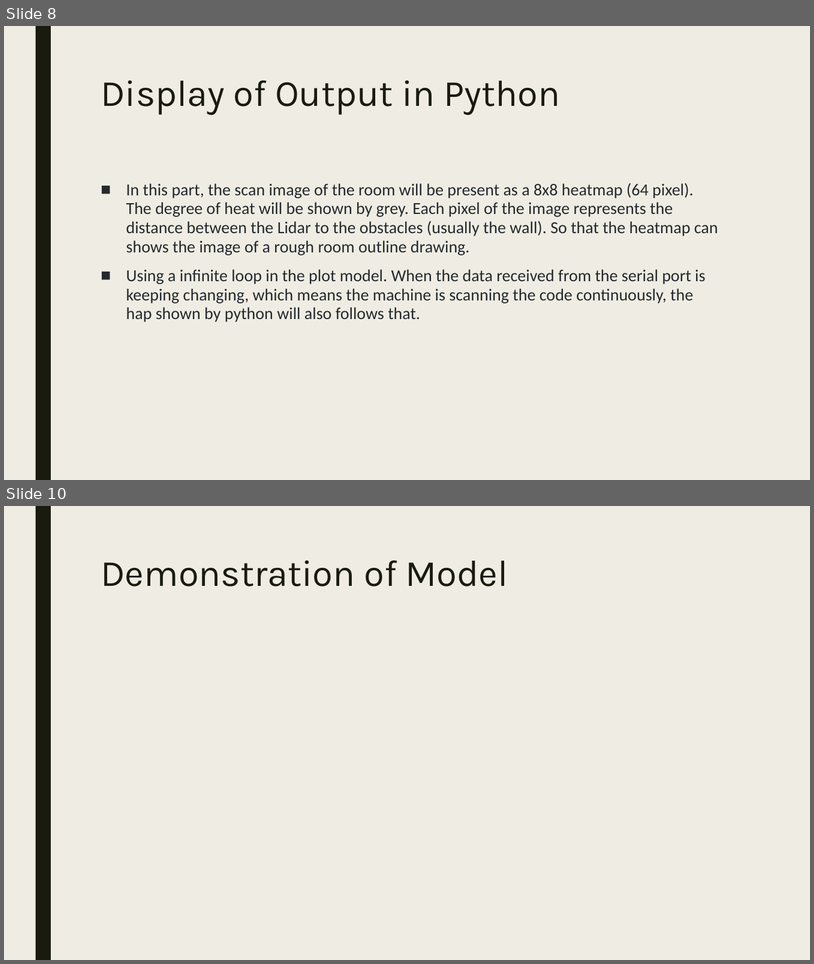
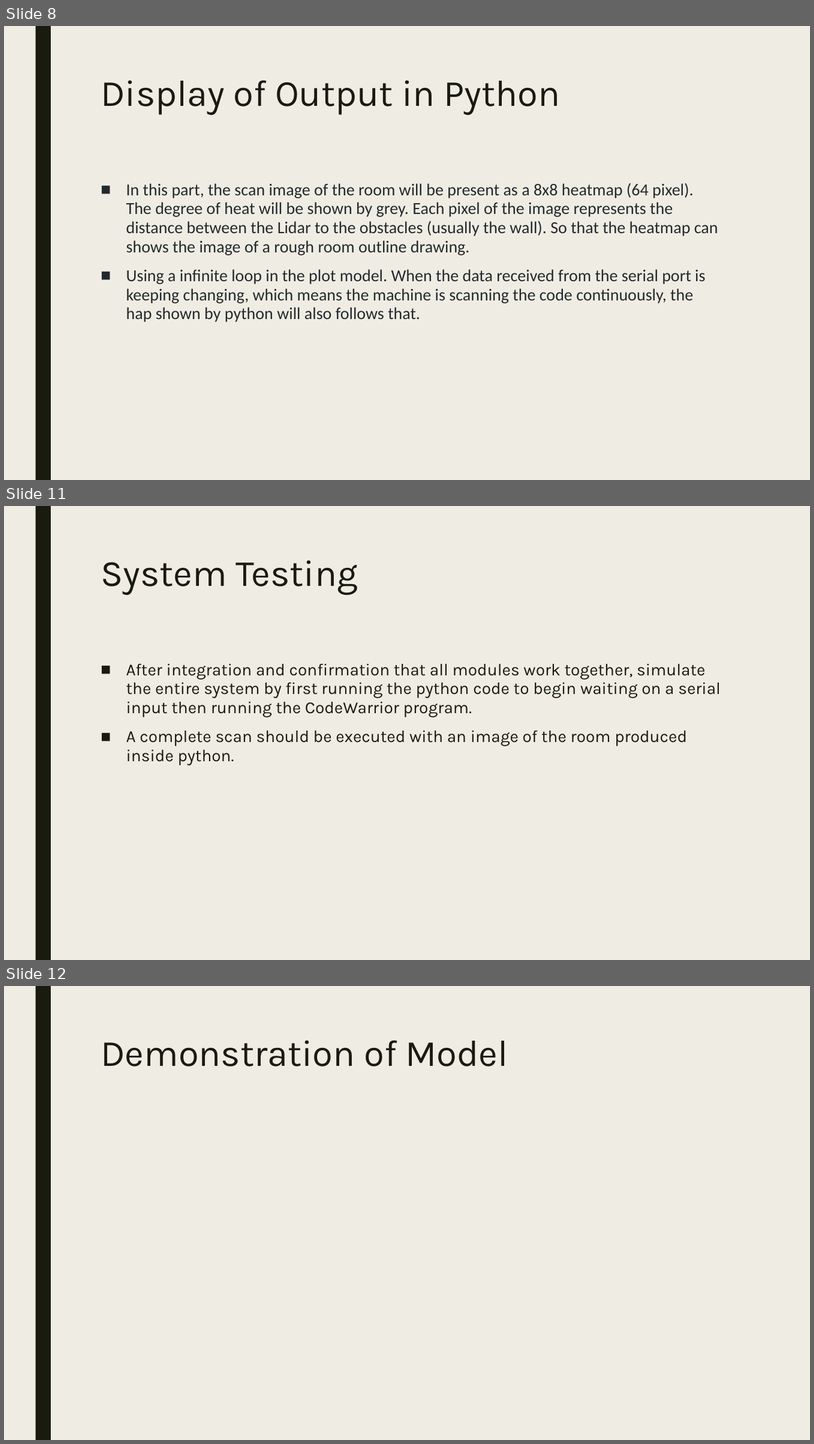
Before and after one commit to DekaRelay/Lidar-sensor, a slide deck: Final Project Presentation.pptx. Shown one above the other, each under a label of ours: slides 8 and 10 before the commit, slides 8, 11 and 12 after it; the slides between them are not shown. The pictures are 814x964 and 814x1444 pixels, drawn with LibreOffice and Linux fonts; fonts in the diff are those of the drawing. Boxes give left, top, right and bottom in pixels: in the first picture for what was removed or moved away, otherwise in the second. Text is boxed around its words. In the diff, an @@ line names an element or a change of style, - is before the commit and + after.

```diff
--- a/Final Project Presentation.pptx
+++ b/Final Project Presentation.pptx
@@ slide 11 added at (4,506,810,960), background #EFEDE3; not listed: 1 template element that a slide beside it also shows @@
@@ title added at (101,560,358,595), 44 pt, text #191B0E @@
+System Testing
@@ text added at (126,663,721,765), 20 pt, text #191B0E @@
+■ After integration and confirmation that all modules work together, simulate the entire system by first running the python code to begin waiting on a serial input then running the CodeWarrior program.
+■ A complete scan should be executed with an image of the room produced inside python.
@@ what was slide 10 is now slide 12 @@
```
Also in this commit, not shown: 1 slide changed, 1 other slide added.
